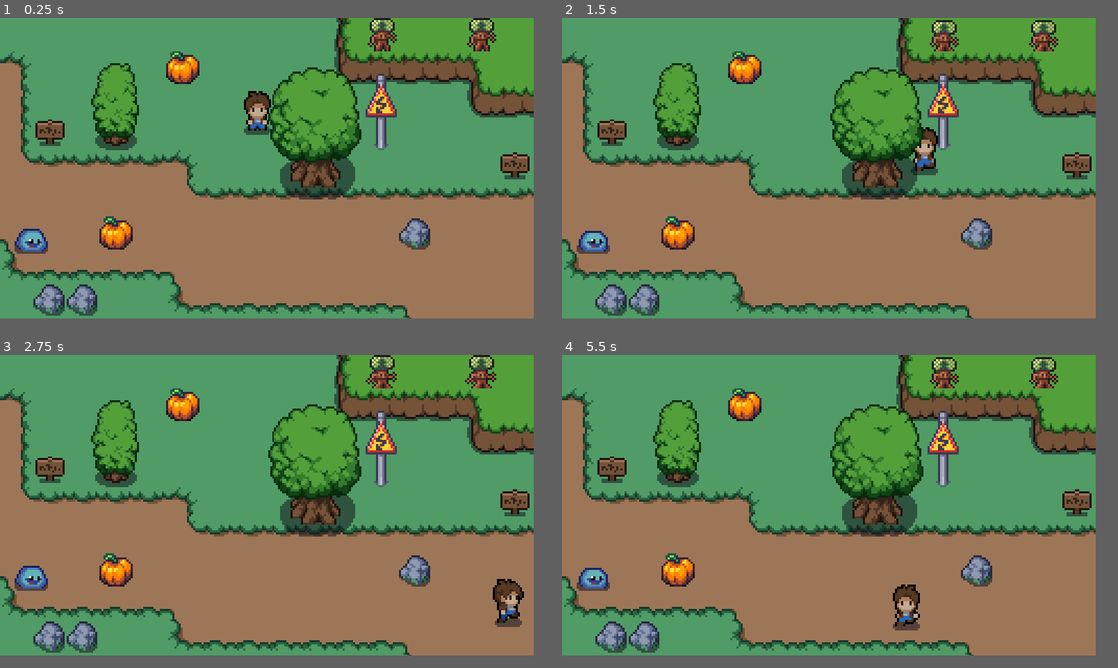
Above: before the commit, frames 1-4 (two rows, left to right).
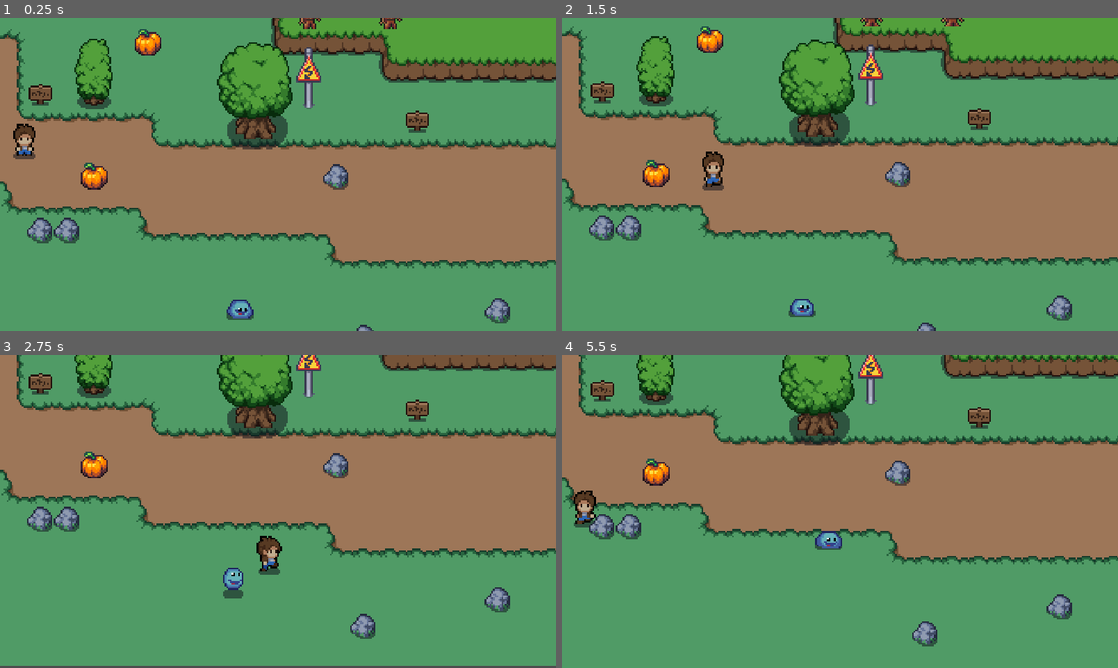
Above: after the commit, the same moments.

Repository: AndreasMatsias/Godot-1st-mini-game
Game: Godot game, scene res://scenes/world.tscn
Two runs of this game, one before a commit and one after it. Both use one fixed random seed, a clock stepped at 60 frames per second and the inputs below.
Inputs:
- Up to frame 1 (0.25 s): no input
- Up to frame 2 (1.5 s): hold Right (ui_right) 0.53-1.28 s; tap E (attack) at 0.6, 1.35 s; hold Down (ui_down) from 1.28 s (still down)
- Up to frame 3 (2.75 s): release Down (ui_down) at 2.03 s; hold Right (ui_right) from 2.03 s (still down); tap E (attack) at 2.1 s
- Up to frame 4 (5.5 s): release Right (ui_right) at 2.78 s; hold Up (ui_up) 2.78-3.53 s; tap E (attack) every 0.75 s from 2.85 to 5.1 s; hold Left (ui_left) 3.53-5.03 s; hold Down (ui_down) from 5.03 s (still down)
The window is 768x432 before the commit and 800x450 after it. Grey fills any space a smaller window leaves; there, only what the larger window draws over its background counts as a difference.

The runs differ from the first frame. In frame 1, 56% of the frame differs, in the area x 0-100%, y 0-100%; in frame 2, 58%; in frame 3, 79%; in frame 4, 77%.

Commit message:
4 - added camera functionality

Diff:
--- a/project.godot
+++ b/project.godot
@@ -21,8 +21,6 @@
 
 [display]
 
-window/size/viewport_width=256
-window/size/viewport_height=144
 window/size/window_width_override=1920
 window/size/window_height_override=1080
 window/stretch/mode="canvas_items"
--- a/scenes/player.tscn
+++ b/scenes/player.tscn
@@ -447,6 +447,17 @@
 [node name="deal_attack_timer" type="Timer" parent="."]
 wait_time = 0.5
 
+[node name="Camera2D" type="Camera2D" parent="."]
+zoom = Vector2(3.5, 3.5)
+limit_left = 0
+limit_top = 0
+limit_right = 430
+limit_bottom = 223
+limit_smoothed = true
+rotation_smoothing_enabled = true
+drag_horizontal_enabled = true
+drag_vertical_enabled = true
+
 [connection signal="body_entered" from="player_hitbox" to="." method="_on_player_hitbox_body_entered"]
 [connection signal="body_exited" from="player_hitbox" to="." method="_on_player_hitbox_body_exited"]
 [connection signal="timeout" from="attack_cooldown" to="." method="_on_attack_cooldown_timeout"]
--- a/scenes/world.tscn
+++ b/scenes/world.tscn
@@ -320,7 +320,11 @@
 action = "ui_right"
 
 [node name="player" parent="." instance=ExtResource("1_fs6yi")]
-position = Vector2(123, 65)
+position = Vector2(14, 102)
 
 [node name="Enemy" parent="." instance=ExtResource("11_l7sol")]
-position = Vector2(15, 111)
+position = Vector2(142, 186)
+
+[node name="collisions" type="StaticBody2D" parent="."]
+
+[node name="CollisionPolygon2D" type="CollisionPolygon2D" parent="collisions"]
